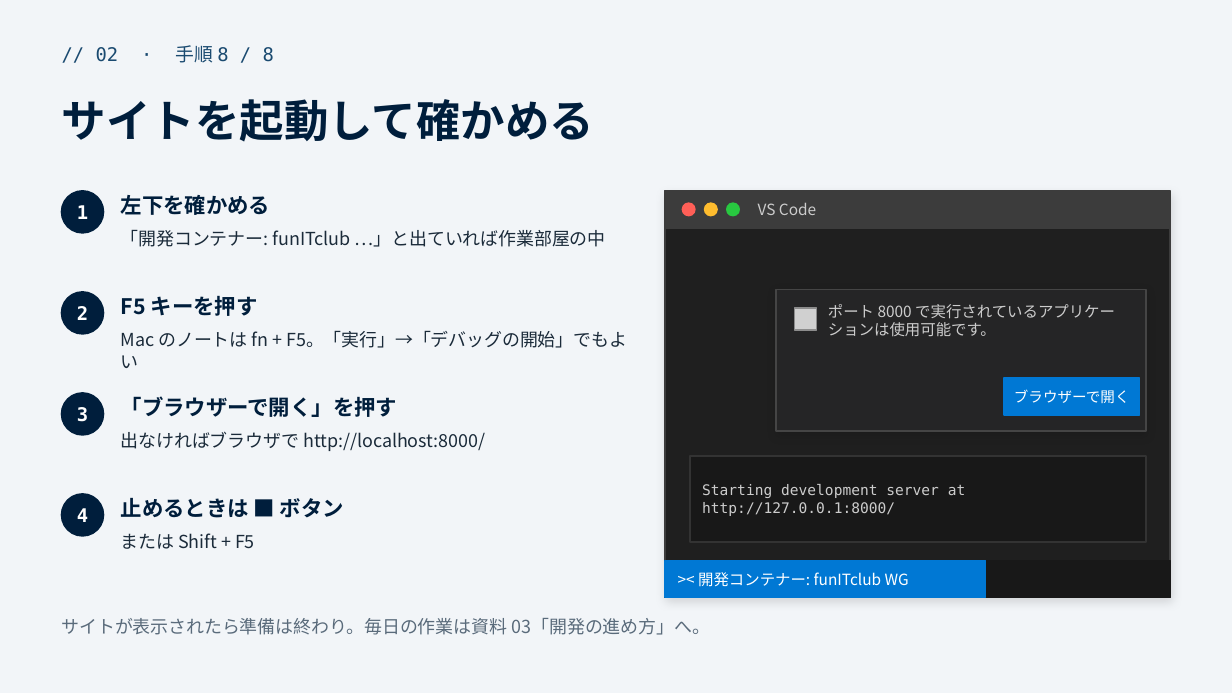
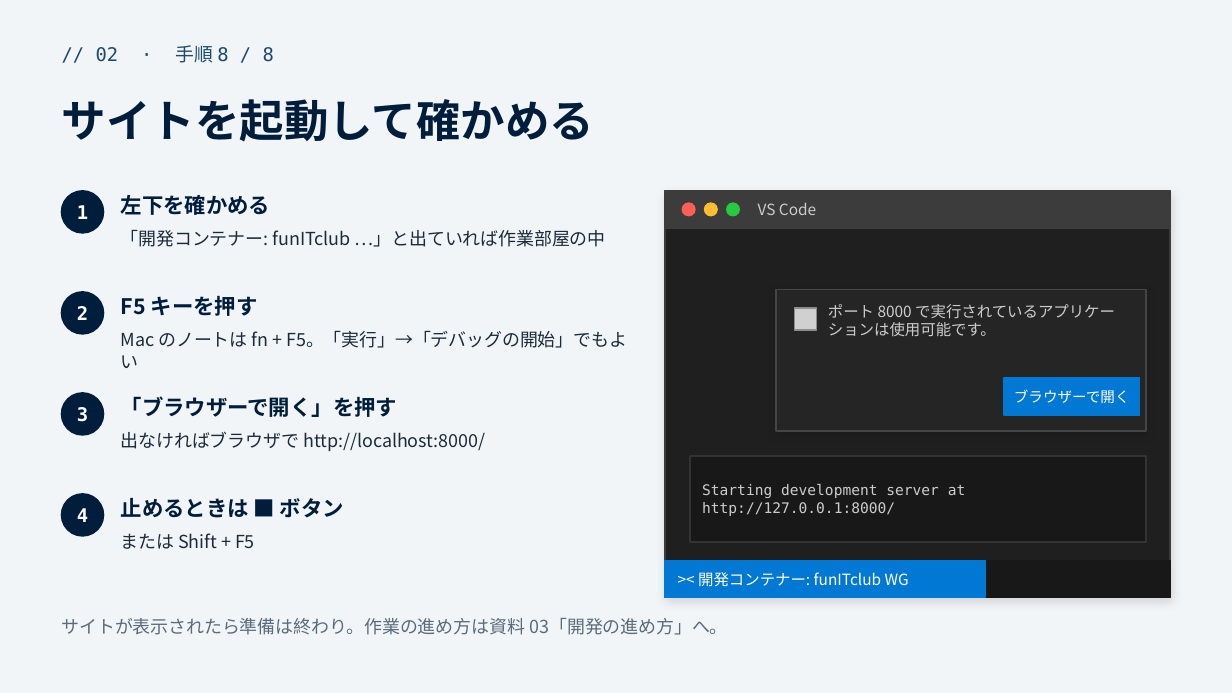
Before and after one commit to funITclub/homepage, a slide deck: slide 13 of static/guide/02_パソコンの準備.pptx. Drawn at 1232x693 pixels with LibreOffice and Linux fonts; fonts in the diff are those of the drawing; grey boxes stand for pictures. Boxes give left, top, right and bottom in pixels: in the first picture for what was removed or moved away, otherwise in the second. Text is boxed around its words. In the diff, an @@ line names an element or a change of style, - is before the commit and + after.

```diff
--- a/static/guide/02_パソコンの準備.pptx
+++ b/static/guide/02_パソコンの準備.pptx
@@ text at (62,618,728,635): text changed @@
-サイトが表示されたら準備は終わり。毎日の作業は資料 03「開発の進め方」へ。
+サイトが表示されたら準備は終わり。作業の進め方は資料 03「開発の進め方」へ。
```
Also in this commit, not shown: 1 other slide changed, 7 other files.
